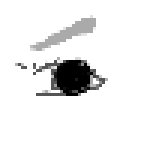
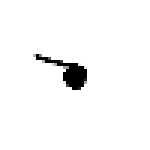
Two versions of the same layered image (150 x 150). Layer-by-layer changes:
showed "Layer 14" over [15, 15, 108, 96]
showed "Layer 12" over [15, 15, 108, 96]
showed "Layer 5" over [15, 15, 108, 96]
showed "Layer 6" over [15, 15, 108, 96]
showed "Layer 11" over [15, 15, 108, 96]
showed "Layer 18" over [15, 15, 108, 96]
showed "Layer 15" over [15, 15, 108, 96]
showed "Layer 10" over [15, 15, 108, 96]
showed "Layer 9" over [15, 15, 108, 96]
showed "Layer 1" over [15, 15, 108, 96]
showed "Layer 8" over [15, 15, 108, 96]
showed "Layer 13" over [15, 15, 108, 96]
showed "Layer 7" over [15, 15, 108, 96]
showed "Layer 19" over [18, 15, 108, 96]
"Layer 4": opacity 33% → 100% over [15, 15, 108, 96]
